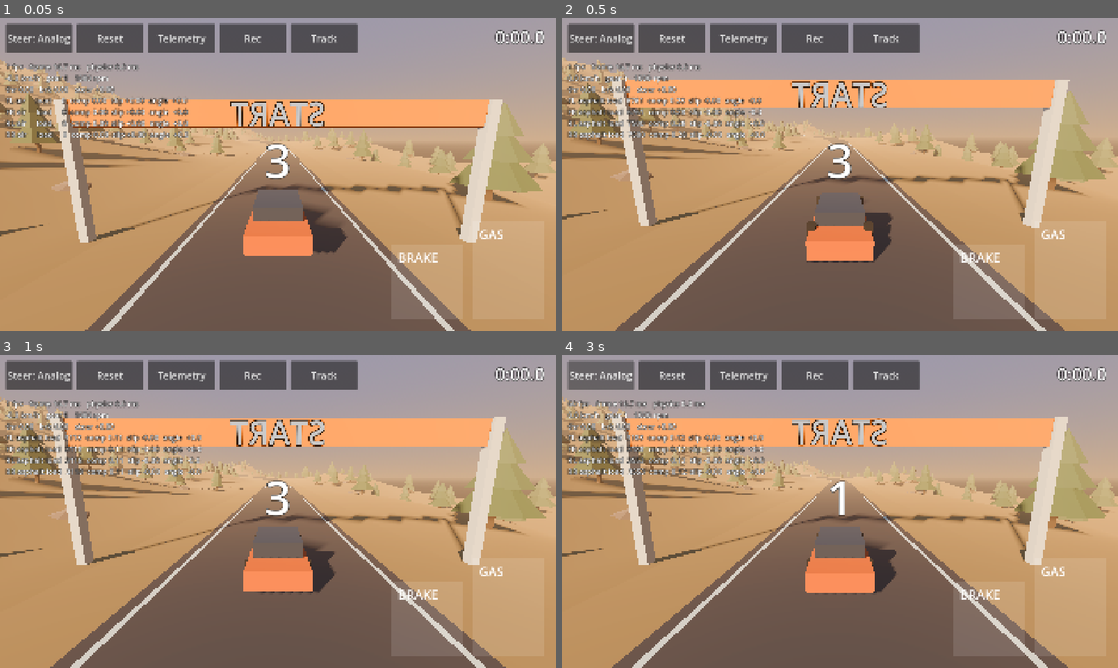
Above: before the commit, frames 1-4 (two rows, left to right).
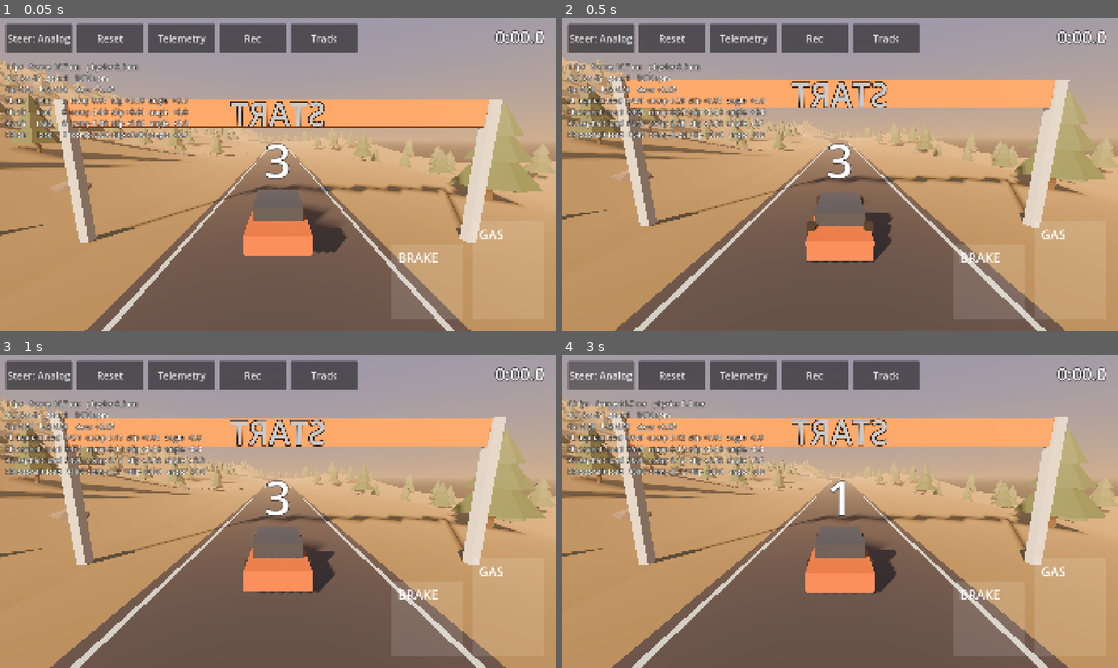
Above: after the commit, the same moments.

Repository: Stoian02/ridge
Game: Godot game, scene res://levels/rally_road/rally_road.tscn
Two runs of this game, one before a commit and one after it. Both use one fixed random seed, a clock stepped at 60 frames per second and the inputs below.
Inputs (mouse positions are in pixels of both pictures, inside the frame that each line leads up to):
- Up to frame 1 (0.05 s): no input
- Up to frame 2 (0.5 s): no input
- Up to frame 3 (1 s): tap Enter at 0.5 s; move the mouse to (400, 495) at 0.52 s; hold D (steer_right) from 0.53 s (still down); tap W (throttle) at 0.6 s; click (400, 495) at 0.67 s
- Up to frame 4 (3 s): release D (steer_right) at 1.25 s; drag from (728, 527) to (812, 574) at 1.27 s; click "Steer: Analog" at 2 s; click "Steer: Buttons" at 2.75 s

Frame 1 is identical in both runs. In frame 2, 1.0% of the frame differs, in the area x 0-90%, y 18-90%; in frame 3, 0.7%; in frame 4, 0.9%.

Commit message:
Tune the rally car: more asphalt grip, more weight, punchier engine, closer gears
Co-Authored-By: Claude Opus 5 <noreply@anthropic.com>
Claude-Session: https://claude.ai/code/session_01RhfJavT34eWyW3enLLKWgH

Diff:
--- a/car/car.gd
+++ b/car/car.gd
@@ -109,6 +109,7 @@
 	mass = stats.mass
 	center_of_mass_mode = RigidBody3D.CENTER_OF_MASS_MODE_CUSTOM
 	center_of_mass = stats.center_of_mass
+	inertia = stats.inertia
 
 	var body_box := BoxShape3D.new()
 	body_box.size = stats.body_size
--- a/car/car_stats.gd
+++ b/car/car_stats.gd
@@ -15,6 +15,9 @@
 @export var mass: float = 1300.0
 ## Centre of mass relative to the body origin. Lower = harder to roll over.
 @export var center_of_mass: Vector3 = Vector3(0.0, -0.15, 0.0)
+## Resistance to rotating, kg*m^2, around x (pitch), y (yaw) and z (roll).
+## Zero means Godot derives it from the gray-box body, which is far too easy to roll.
+@export var inertia: Vector3 = Vector3.ZERO
 ## Size of the gray-box body (collision box and mesh).
 @export var body_size: Vector3 = Vector3(1.6, 0.5, 4.2)
 ## Aerodynamic drag: force = aero_drag x speed^2.
--- a/car/rally_car.tres
+++ b/car/rally_car.tres
@@ -6,8 +6,9 @@
 script = ExtResource("1_stats")
 display_name = "Rally Car"
 archetype = &"rally"
-mass = 1300.0
+mass = 1450.0
 center_of_mass = Vector3(0, -0.15, 0)
+inertia = Vector3(2400, 2700, 550)
 body_size = Vector3(1.6, 0.5, 4.2)
 aero_drag = 0.42
 wheel_radius = 0.33
@@ -17,34 +18,34 @@
 wheel_mount_height = 0.1
 wheel_inertia = 1.2
 suspension_length = 0.35
-spring_stiffness = 26500.0
-compress_damping = 2000.0
-rebound_damping = 3000.0
+spring_stiffness = 29500.0
+compress_damping = 2230.0
+rebound_damping = 3350.0
 bump_stop_stiffness = 200000.0
-anti_roll_front = 5000.0
-anti_roll_rear = 8000.0
-tire_grip = 1.1
+anti_roll_front = 5580.0
+anti_roll_rear = 8920.0
+tire_grip = 1.2
 rear_grip_bias = 0.96
 peak_slip_ratio = 0.12
 peak_slip_angle_deg = 8.0
 slide_grip = 0.75
 low_speed_reference = 3.0
 torque_curve_rpm = PackedFloat32Array(1000, 2500, 4000, 5500, 6500, 7200)
-torque_curve_nm = PackedFloat32Array(220, 320, 390, 380, 340, 280)
+torque_curve_nm = PackedFloat32Array(320, 410, 440, 420, 370, 300)
 idle_rpm = 1000.0
 redline_rpm = 7200.0
 launch_rpm = 3500.0
 engine_braking_nm = 50.0
-gear_ratios = PackedFloat32Array(3.3, 2.1, 1.5, 1.15, 0.92, 0.76)
+gear_ratios = PackedFloat32Array(3.2, 2.2, 1.65, 1.3, 1.08, 0.92)
 reverse_ratio = 3.3
-final_drive = 4.4
+final_drive = 4.8
 upshift_rpm = 6800.0
 downshift_rpm = 3000.0
-shift_time = 0.18
+shift_time = 0.12
 drivetrain_efficiency = 0.85
 drive_type = 2
 front_torque_split = 0.35
-brake_torque = 10000.0
+brake_torque = 11000.0
 brake_front_bias = 0.6
 abs_enabled = true
 abs_target_slip = 0.15
@@ -53,8 +54,8 @@
 traction_control = true
 traction_slip_target = 0.3
 max_steer_deg = 32.0
-steer_rate_deg = 180.0
+steer_rate_deg = 140.0
 steer_assist_slip = 0.75
 airborne_grace = 0.1
-air_pitch_torque = 3000.0
-air_roll_torque = 1500.0
+air_pitch_torque = 3700.0
+air_roll_torque = 2700.0
--- a/surfaces/grip_table.tres
+++ b/surfaces/grip_table.tres
@@ -5,7 +5,7 @@
 [resource]
 script = ExtResource("1_grip")
 multipliers = {
-"rally/asphalt": 1.0,
+"rally/asphalt": 1.1,
 "rally/dirt": 1.05,
 "rally/mud": 1.1
 }
--- a/tests/scenarios/test_jump_landing.gd
+++ b/tests/scenarios/test_jump_landing.gd
@@ -65,9 +65,10 @@
 func test_holding_the_gas_flies_level_and_lands_straight() -> void:
 	var result := await _take_kicker(true)
 	if result.worst_pitch_deg >= 25.0 or result.landing_yaw >= 20.0 or not result.upright:
-		# Known before Milestone 2A (measured: 62 deg nose-down and a 41 deg/s yaw kick
-		# at 100 km/h; a full flip at 115 km/h). Waiting on a feel decision with the
-		# user, so it is reported rather than failed.
+		# Known since Milestone 2A (at 100 km/h: 62 deg nose-down and a 41 deg/s yaw kick
+		# with the first tune, 64 deg and 22 deg/s after the Session 3 weight/grip pass;
+		# a full flip at 115 km/h). Waiting on a feel decision with the user, so it is
+		# reported rather than failed.
 		pending("holding the gas off the kicker pitches the nose down: %.0f deg, yaw kick %.1f deg/s" % [
 			result.worst_pitch_deg, result.landing_yaw])
 		return
--- a/tests/unit/test_car_stats.gd
+++ b/tests/unit/test_car_stats.gd
@@ -21,6 +21,19 @@
 	assert_eq(stats.wheel_mount_position(false, false), Vector3(0.76, 0.1, 1.26))
 
 
+func test_car_uses_the_stats_rotation_inertia() -> void:
+	# A thin gray-box body would make the car far too easy to roll; the stats set
+	# realistic values instead (x = pitch, y = yaw, z = roll).
+	var car: Car = load("res://car/car.tscn").instantiate()
+	add_child_autofree(car)
+	assert_gt(RALLY.inertia.z, 0.0, "the rally car sets its own inertia")
+	assert_eq(car.inertia, RALLY.inertia)
+
+
+func test_zero_inertia_leaves_it_to_the_body_shape() -> void:
+	assert_eq(CarStats.new().inertia, Vector3.ZERO)
+
+
 func test_static_sag_leaves_suspension_travel_both_ways() -> void:
 	# At rest each spring carries a quarter of the weight. It should sit roughly in
 	# the middle third of its travel, so it can both compress and extend.
Not shown, changed: docs/notes/feel-log.md
